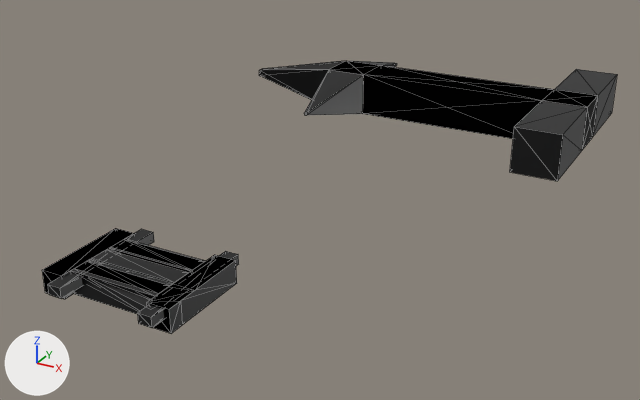
An edit to the glTF model assets/clockNumbers.glb, drawn before and after from the same camera.
Camera for both pictures: a 50 mm camera at (45.9, -51.6, 36.7) aimed at (19.1, -2.9, 12.3). Every picture has the same lights, and +X, +Y and +Z are marked at lower left. Mesh edges are drawn as thin lines.

The scene before the commit, as lines of its bpy script (objects in view):
```python
me_cube = bpy.data.meshes.new('Cube')
me_cube.from_pydata(...)  # 36 vertices, 108 faces; spans x -10.1..7.3, y -5.1..5.1, z -1.0..1.0
me_cube.materials.append(mat_black)  # black #000000
me_cube_007 = bpy.data.meshes.new('Cube.007')
me_cube_007.from_pydata(...)  # 36 vertices, 56 faces; spans x -6.78..6.65, y -4.69..4.64, z -1.12..1.12
me_cube_007.materials.append(mat_black)  # black #000000
me_cube_010 = bpy.data.meshes.new('Cube.010')
me_cube_010.from_pydata(...)  # 40 vertices, 56 faces; spans x -4.68..6.06, y -6.17..5.88, z 0.02..1.0
me_cube_010.materials.append(mat_black)  # black #000000
ob_fournormal = bpy.data.objects.new('FourNormal', me_cube_010)
ob_fournormal.location = (0.0, 0.0, 0.0)
ob_oneweapon = bpy.data.objects.new('OneWeapon', me_cube)
ob_oneweapon.location = (30.91, -12.62, 23.89)
ob_twonormal = bpy.data.objects.new('TwoNormal', me_cube_007)
ob_twonormal.location = (0.0, 0.0, 0.0)
# also in view: 'ThreeNormal' at (-0.1, 0.0, 0.0)
```
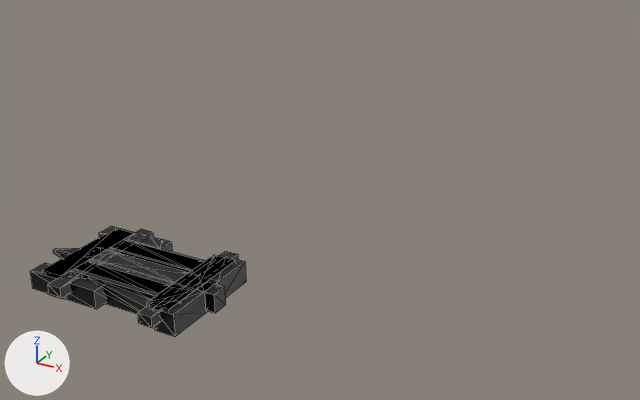
Changed parts and their boxes (x1, y1, x2, y2) in the pictures (640 x 400 px):
'OneWeapon', moved: before (259, 61, 617, 181); after (53, 248, 246, 337)
'TwoWeapon', added (black): after (30, 226, 226, 313)

The edits, one by one:
Mesh me_cube_011 is new.
It has 48 vertices, 80 faces and spans x -7.9..8.2, y -5.0..5.3, z -0.9..0.9.
It uses material mat_black (black #000000).
Object 'OneWeapon' (ob_oneweapon) moves from (30.91, -12.62, 23.89) to (0.0, 0.0, 0.0).
Object 'TwoWeapon' (ob_twoweapon) is new; it shows me_cube_011.
Its location is (0.0, 0.0, 0.0).
